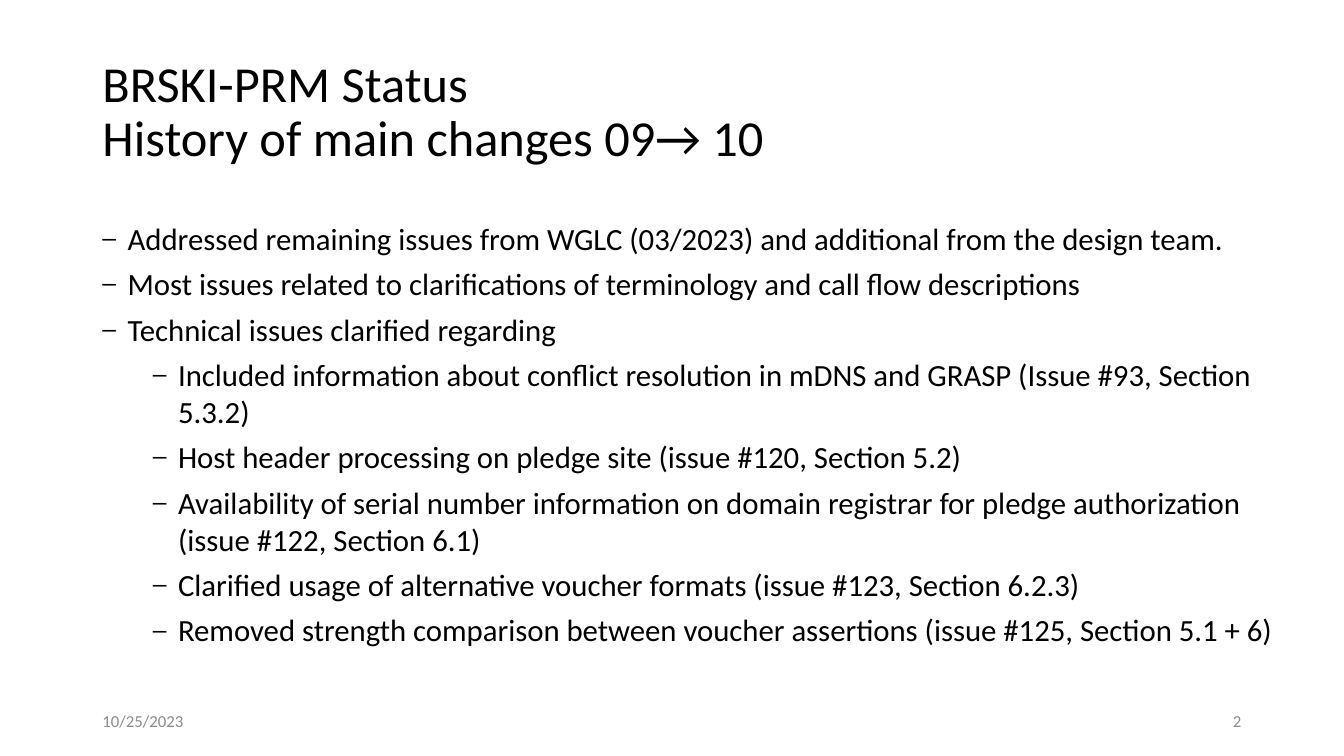
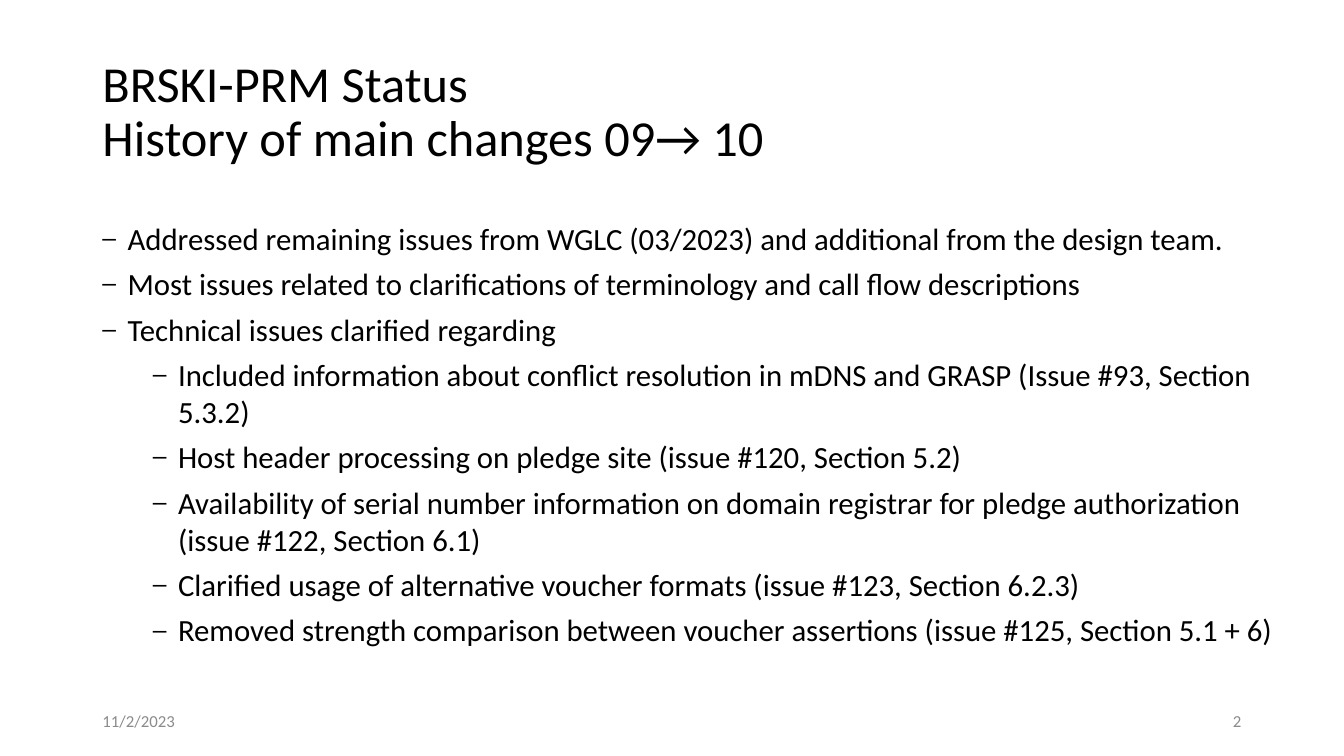
Before and after one commit to anima-wg/anima-brski-prm, a slide deck: slide 2 of presentations/slides-118-anima-update-brski-with-pledge-in-responder-mode-brski-prm.pptx. Drawn at 1344x756 pixels with LibreOffice and Linux fonts; fonts in the diff are those of the drawing. Boxes give left, top, right and bottom in pixels: in the first picture for what was removed or moved away, otherwise in the second. Text is boxed around its words. In the diff, an @@ line names an element or a change of style, - is before the commit and + after.

```diff
--- a/presentations/slides-118-anima-update-brski-with-pledge-in-responder-mode-brski-prm.pptx
+++ b/presentations/slides-118-anima-update-brski-with-pledge-in-responder-mode-brski-prm.pptx
@@ text at <box>102,715,174,728</box>: text changed @@
-10/25/2023
+11/2/2023
```
Also in this commit, not shown: 3 other slides changed.
